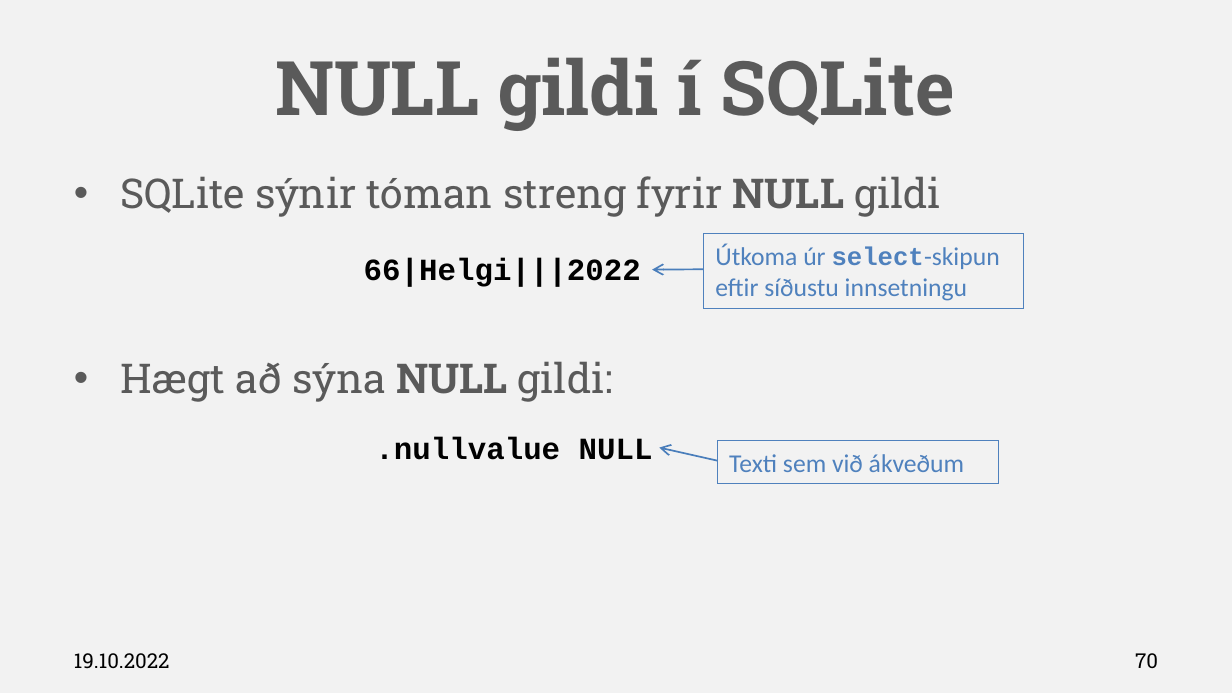
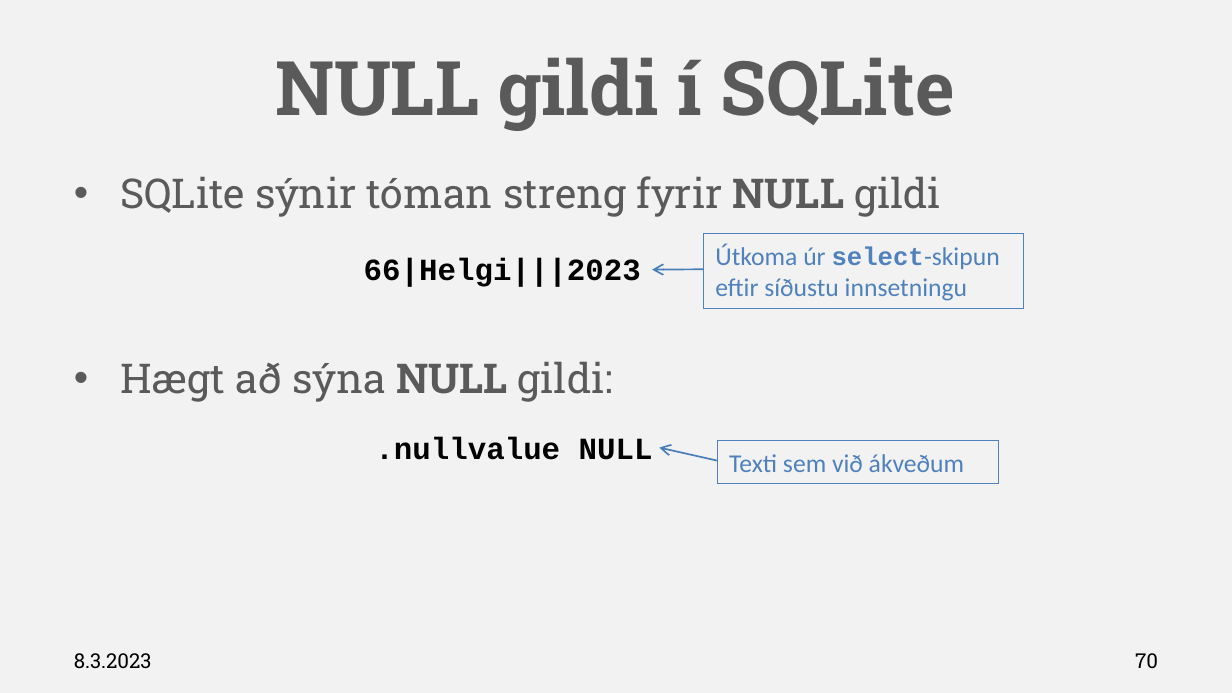
Before and after one commit to Hjalmtyr/SQL1, a slide deck: slide 70 of SQL-I.pptx. Drawn at 1232x693 pixels with LibreOffice and Linux fonts; fonts in the diff are those of the drawing; background and template pictures are left out. Boxes give left, top, right and bottom in pixels: in the first picture for what was removed or moved away, otherwise in the second. Text is boxed around its words. In the diff, an @@ line names an element or a change of style, - is before the commit and + after.

```diff
--- a/SQL-I.pptx
+++ b/SQL-I.pptx
@@ text at [364, 258, 641, 287]: text changed @@
-66|Helgi|||2022
+66|Helgi|||2023
@@ text at [74, 653, 152, 669]: text changed @@
-19.10.2022
+8.3.2023
```
Also in this commit, not shown: 83 other slides changed, 12 other files.
